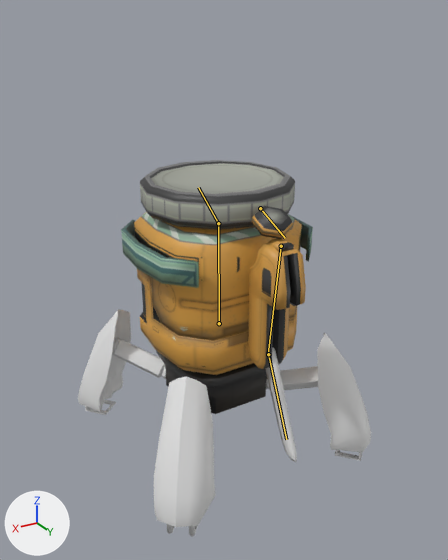
The FBX model Procedural animation test/Assets/Models/Player/Hermit.fbx, before and after one commit.
Before and after are seen from a 50 mm lens placed at (0.604, 1.032, 0.884), pointed at (0.002, 0.027, 0.381). Arrows for +X, +Y and +Z are at lower left; the lights stay in place. The first picture is the older version. The bones that change are drawn over the model as lines.

The first picture shows 'Body', 'DownPart', 'Knife', 'Legs', 'Multi-tool', 'UpPart'.
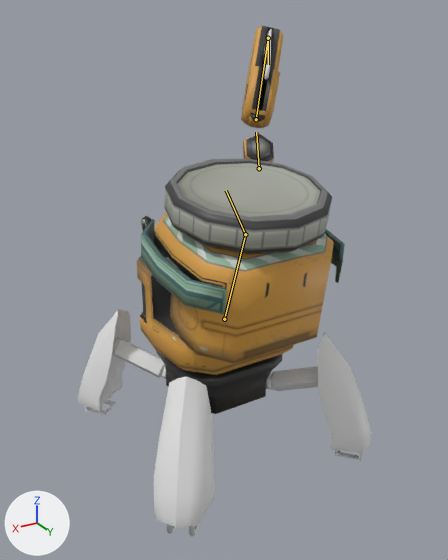
The newer file adds an action. The first version stands in its rest pose; the second is drawn at frame 6 of the action 'Hermit|CutToIdle'.

The edits, one by one:
Bone 'CentralJoint' (bone_centraljoint) moves from (0.0, 0.0, 0.0) to (0.0, 0.02, -0.023).
Bone 'CentralJoint' (bone_centraljoint) turns from (0, 0, 0) to (-20, 0, 0) degrees about its own x, y and z.
Bone 'UpperPart' (bone_upperpart) turns from (0, 0, 0) to (11, 0, 0) degrees about its own x, y and z.
Bone 'SmallDisc' (bone_smalldisc) moves from (0.0, 0.0, 0.0) to (-0.097, -0.243, -0.101).
Bone 'SmallDisc' (bone_smalldisc) turns from (0, 0, 0) to (21, 2, 163) degrees about its own x, y and z.
Bone 'MultiTool' (bone_multitool) moves from (0.0, 0.0, 0.0) to (0.003, -0.005, 0.038).
Bone 'MultiTool' (bone_multitool) turns from (0, 0, 0) to (65, 8, -16) degrees about its own x, y and z.
Bone 'Item' (bone_item) turns from (0, 0, 0) to (122, 0, 0) degrees about its own x, y and z.

Boxes [x1, y1, x2, y2] around the edits, measured in the pictures (448 x 560 px):
'UpPart', posed (6% wider, 14% taller)
    before: [121, 160, 313, 341]
    after: [141, 158, 345, 364]
'Multi-tool', posed (27% narrower, 16% shorter)
    before: [248, 206, 306, 369]
    after: [241, 26, 283, 162]
'Knife', posed
    before: [265, 347, 297, 462]
    after: [263, 29, 272, 80]
bone 'CentralJoint', root to tip
    before: (219, 323) to (218, 223)
    after: (224, 319) to (245, 234)
bone 'UpperPart', root to tip
    before: (218, 223) to (198, 187)
    after: (245, 234) to (226, 190)
bone 'SmallDisc', root to tip
    before: (260, 208) to (285, 238)
    after: (259, 168) to (256, 132)
bone 'MultiTool', root to tip
    before: (281, 246) to (268, 354)
    after: (256, 119) to (268, 38)
bone 'Item', root to tip
    before: (268, 354) to (286, 439)
    after: (268, 38) to (268, 64)
